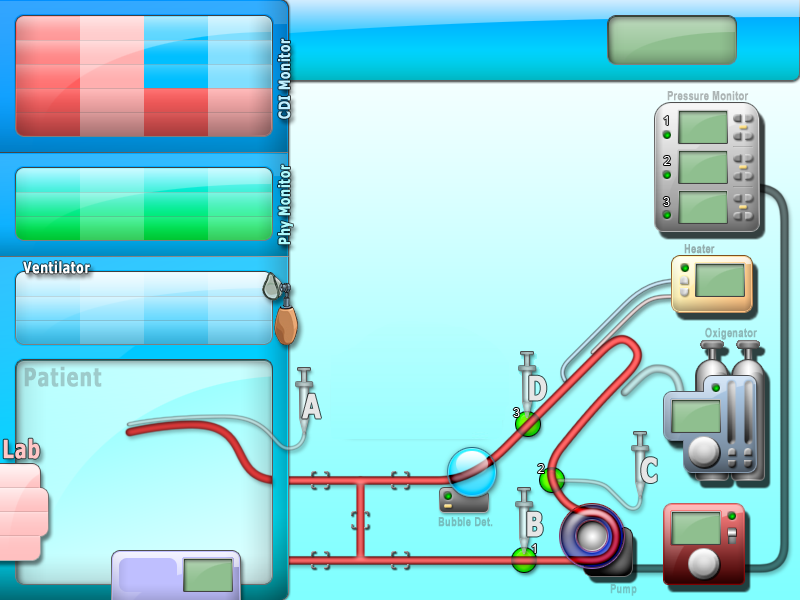
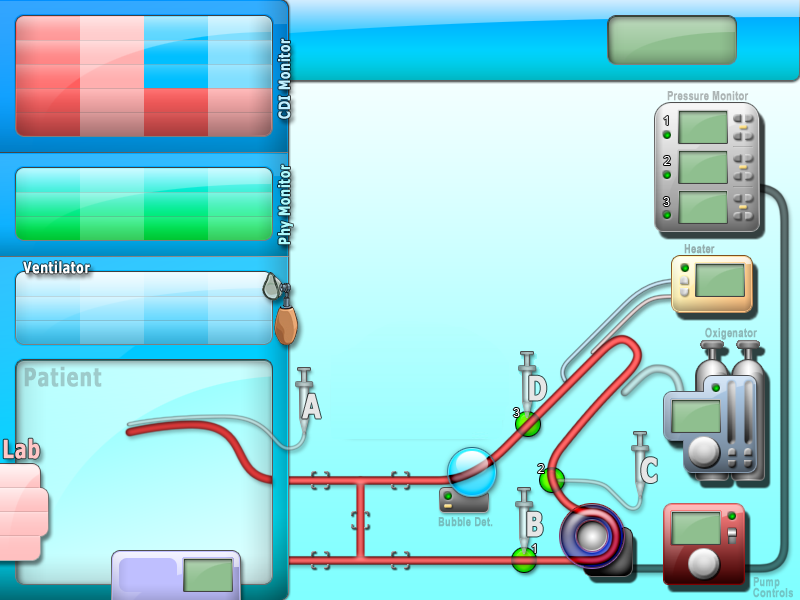
Before/after of a 800 × 600 layered artwork. What changed in the layer stack:
renamed "Pump" to "Pump Controls", painted on it over left=610, top=577, right=793, bottom=598
